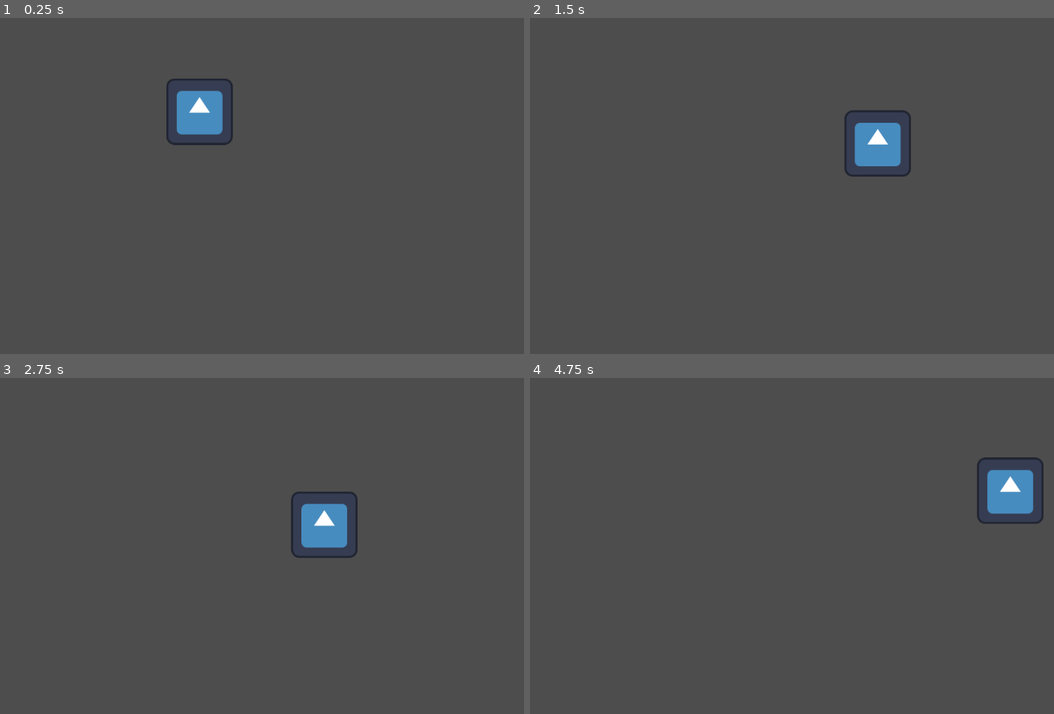
Above: before the commit, frames 1-4 (two rows, left to right).
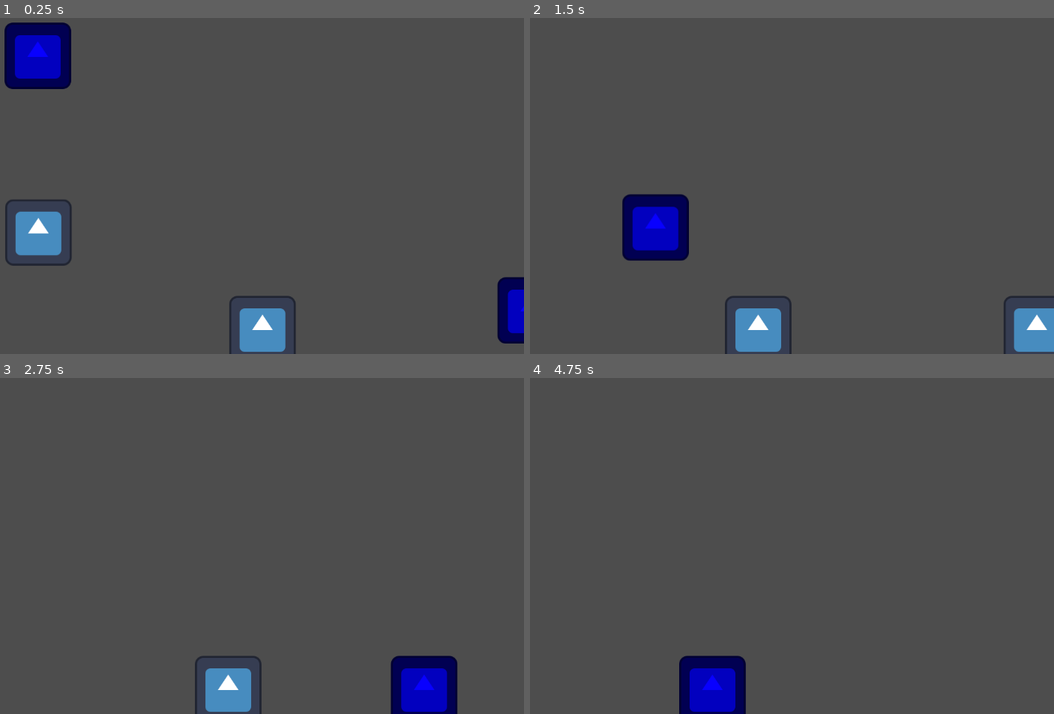
Above: after the commit, the same moments.

Repository: FeliiC/Jugodores-Productions
Game: Godot game, scene res://main.tscn
Same seed, same stepped clock (60 frames per second), same inputs: the game is played once before the commit and once after it. The engine's default icon, where the game draws it, is replaced by a stand-in: a white triangle on a blue panel in a dark square.
Inputs:
- Up to frame 1 (0.25 s): no input
- Up to frame 2 (1.5 s): tap Enter (ui_accept) at 0.5, 0.77 s; hold Right (ui_right) from 0.53 s (still down)
- Up to frame 3 (2.75 s): tap Enter (ui_accept) at 1.52 s; release Right (ui_right) at 2.03 s; hold Left (ui_left) from 2.03 s (still down)
- Up to frame 4 (4.75 s): release Left (ui_left) at 2.78 s; hold Right (ui_right) 2.78-4.28 s; tap Enter (ui_accept) at 3.02, 3.77, 4.52 s; hold Left (ui_left) from 4.28 s (still down)

The runs differ from the first frame. In frame 1, 7.8% of the frame differs, in the area x 0-100%, y 1-100%; in frame 2, 6.4%; in frame 3, 5.0%; in frame 4, 3.7%.

Commit message:
feat(protagonist.tscn): added hit_box and hurt_box to protagonist and respective function: take_damage(damage)

Diff:
--- a/jugo/main.tscn
+++ b/jugo/main.tscn
@@ -1,16 +1,37 @@
-[gd_scene load_steps=3 format=3 uid="uid://dr2gf8al76u6o"]
+[gd_scene load_steps=5 format=3 uid="uid://dr2gf8al76u6o"]
 
 [ext_resource type="PackedScene" uid="uid://csbfhv37x6q3i" path="res://protagonist.tscn" id="1_riqes"]
+[ext_resource type="PackedScene" uid="uid://ed0ywlfuc1h4" path="res://enemy.tscn" id="2_3gt3h"]
 
-[sub_resource type="WorldBoundaryShape2D" id="WorldBoundaryShape2D_1isp4"]
+[sub_resource type="RectangleShape2D" id="RectangleShape2D_0up5h"]
+size = Vector2(300, 20)
+
+[sub_resource type="RectangleShape2D" id="RectangleShape2D_675rn"]
+size = Vector2(1038, 40)
 
 [node name="Main" type="Node2D"]
-position = Vector2(528, 152)
+position = Vector2(723, 381)
+
+[node name="CharacterBody2D2" parent="." instance=ExtResource("1_riqes")]
+position = Vector2(-74, 203)
 
 [node name="CharacterBody2D" parent="." instance=ExtResource("1_riqes")]
+position = Vector2(-505, 4)
 
 [node name="StaticBody2D" type="StaticBody2D" parent="."]
 
 [node name="CollisionShape2D" type="CollisionShape2D" parent="StaticBody2D"]
-position = Vector2(0, 227)
-shape = SubResource("WorldBoundaryShape2D_1isp4")
+position = Vector2(-501, 143)
+shape = SubResource("RectangleShape2D_0up5h")
+
+[node name="StaticBody2D2" type="StaticBody2D" parent="."]
+
+[node name="CollisionShape2D" type="CollisionShape2D" parent="StaticBody2D2"]
+position = Vector2(217, 299)
+shape = SubResource("RectangleShape2D_675rn")
+
+[node name="Enemy" parent="." instance=ExtResource("2_3gt3h")]
+position = Vector2(387, 173)
+
+[node name="Enemy2" parent="." instance=ExtResource("2_3gt3h")]
+position = Vector2(-507, -318)
--- a/jugo/protagonist.gd
+++ b/jugo/protagonist.gd
@@ -1,3 +1,4 @@
+class_name Player
 extends CharacterBody2D
 
 
@@ -9,6 +10,8 @@
 	# Add the gravity.
 	if not is_on_floor():
 		velocity += get_gravity() * delta
+
+
 
 	# Handle jump.
 	if Input.is_action_just_pressed("ui_accept") and is_on_floor():
@@ -23,3 +26,7 @@
 		velocity.x = move_toward(velocity.x, 0, SPEED)
 
 	move_and_slide()
+
+
+func take_damage(damage: int):
+	queue_free()
--- a/jugo/protagonist.tscn
+++ b/jugo/protagonist.tscn
@@ -1,17 +1,44 @@
-[gd_scene load_steps=4 format=3 uid="uid://csbfhv37x6q3i"]
+[gd_scene load_steps=8 format=3 uid="uid://csbfhv37x6q3i"]
 
 [ext_resource type="Script" path="res://protagonist.gd" id="1_fwdmi"]
 [ext_resource type="Texture2D" uid="uid://pyymwkt5tr40" path="res://icon.svg" id="2_jl1h4"]
+[ext_resource type="Script" path="res://hurt_box.gd" id="3_kkym1"]
+[ext_resource type="Script" path="res://hit_box.gd" id="4_q8j5s"]
 
-[sub_resource type="CapsuleShape2D" id="CapsuleShape2D_ptkbi"]
-radius = 75.0
-height = 192.0
+[sub_resource type="RectangleShape2D" id="RectangleShape2D_vfxbb"]
+size = Vector2(120, 120)
+
+[sub_resource type="RectangleShape2D" id="RectangleShape2D_27h1t"]
+size = Vector2(130, 130)
+
+[sub_resource type="RectangleShape2D" id="RectangleShape2D_sq4s3"]
+size = Vector2(120, 20)
 
 [node name="CharacterBody2D" type="CharacterBody2D"]
+collision_layer = 3
+collision_mask = 3
+motion_mode = 1
 script = ExtResource("1_fwdmi")
 
 [node name="CollisionShape2D" type="CollisionShape2D" parent="."]
-shape = SubResource("CapsuleShape2D_ptkbi")
+shape = SubResource("RectangleShape2D_vfxbb")
 
 [node name="Sprite2D" type="Sprite2D" parent="."]
 texture = ExtResource("2_jl1h4")
+
+[node name="HurtBox" type="Area2D" parent="."]
+collision_layer = 4
+collision_mask = 4
+script = ExtResource("3_kkym1")
+
+[node name="CollisionShape2D" type="CollisionShape2D" parent="HurtBox"]
+shape = SubResource("RectangleShape2D_27h1t")
+
+[node name="HitBox" type="Area2D" parent="."]
+collision_layer = 8
+collision_mask = 8
+script = ExtResource("4_q8j5s")
+
+[node name="CollisionPolygon2D" type="CollisionShape2D" parent="HitBox"]
+position = Vector2(0, -60)
+shape = SubResource("RectangleShape2D_sq4s3")
